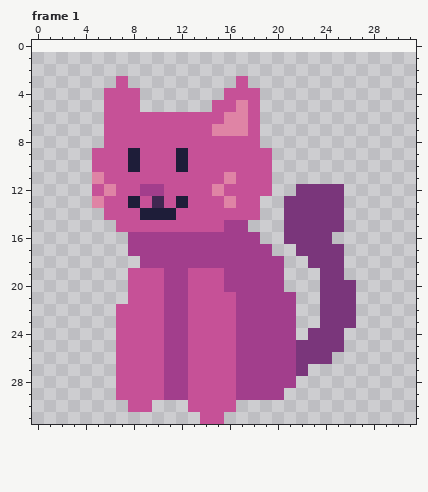
Edited in one commit: pixel-art file (Frontend/TrackerApp/asset_AARI/Aseprite/CATS_PinkCat_Pixel.aseprite). Above, as it was before the edit.
256x256 pixels, 1 frame. Shown: frame 1. The old version is drawn lined up with the new one, on the new canvas. The commit also changed other frames, which this record leaves out.
The result:
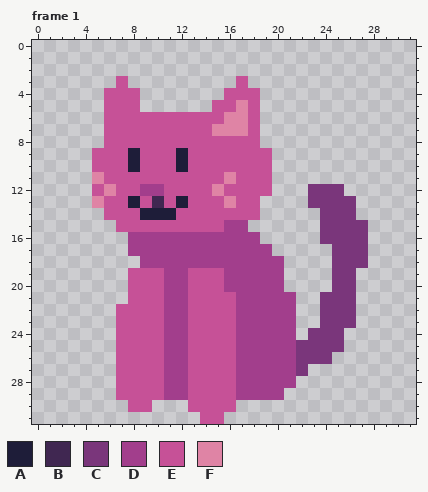
Palette (. is transparent): A #1e1d39  B #402751  C #7a367b  D #a23e8c  E #c65197  F #df84a5
What changed:
canvas 256x256 -> 32x32, the old top-left corner now at 0,1 (the part of the old canvas that was cut away was empty and is not shown)
Frame 1:
Colour C is added in rows 13 to 14 at x 26; in row 15 at x 26 to 27; in row 16 at x 25 to 27; in rows 17 to 18 at x 26 to 27; in row 19 at x 26.
Colour C is gone in row 12 at x 22; in row 13 at x 21 to 22; in rows 14 to 16 at x 21 to 23; in row 17 at x 22 to 24; in row 18 at x 23 to 24; in rows 19 to 20 at x 24.
Where, in picture pixels (left, top, right, bottom), the same in both pictures:
changed: (284, 184, 368, 292)
